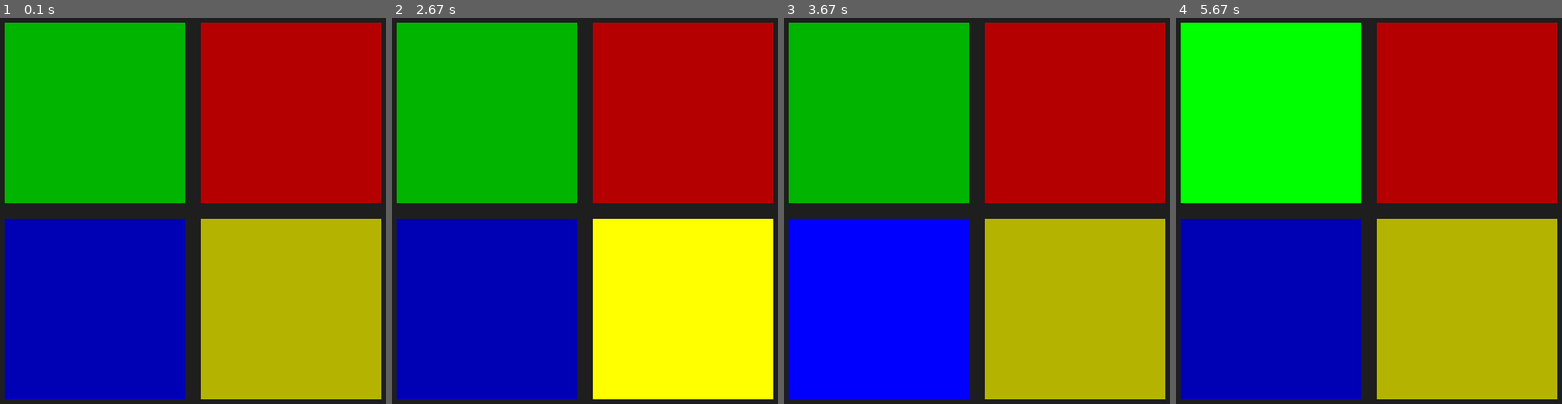
Above: before the commit, frames 1-4 (left to right).
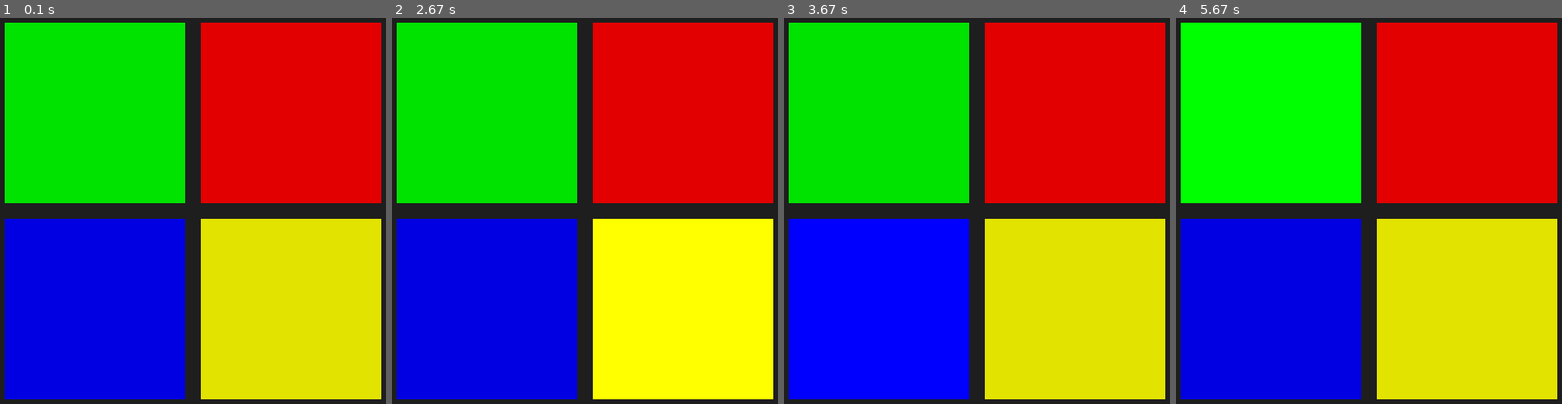
Above: after the commit, the same moments.

Repository: shawnworkstation/simon-says-pygame
Game: pygame game, started from main.py
Two runs of this game, one before a commit and one after it. Both use one fixed random seed, a clock stepped at 60 frames per second and the inputs below.
Inputs (mouse positions are in pixels of both pictures, inside the frame that each line leads up to):
- Up to frame 1 (0.1 s): no input
- Up to frame 2 (2.67 s): click (585, 211) at 0.38 s; press the mouse at (681, 307) at 0.7 s; move the mouse to (654, 276) at 0.8 s; release the mouse at (631, 245) at 0.93 s
- Up to frame 3 (3.67 s): no input
- Up to frame 4 (5.67 s): move the mouse to (1353, 118) at 4.57 s; click (1353, 118) at 5.05 s

The runs differ from the first frame. In frame 1, 87% of the frame differs, in the area x 1-99%, y 1-99%; in frame 2, 66%; in frame 3, 66%; in frame 4, 66%.

Commit message:
upate Simon Says PyGame

Diff:
--- a/button.py
+++ b/button.py
@@ -1,4 +1,7 @@
+import random
+import time
 import pygame
+pygame.init()
 
 class Button(pygame.sprite.Sprite):
     def __init__(self, color_on, color_off, sound, x, y):
--- a/main.py
+++ b/main.py
@@ -13,13 +13,13 @@
 pygame.display.set_caption("Simon Says")
 
 GREEN_ON   = (0,   255, 0)
-GREEN_OFF  = (0,   180, 0)
+GREEN_OFF  = (0,   227, 0)
 RED_ON     = (255, 0,   0)
-RED_OFF    = (180, 0,   0)
+RED_OFF    = (227, 0,   0)
 BLUE_ON    = (0,   0,   255)
-BLUE_OFF   = (0,   0,   180)
+BLUE_OFF   = (0,   0,   227)
 YELLOW_ON  = (255, 255, 0)
-YELLOW_OFF = (180, 180, 0)
+YELLOW_OFF = (227, 227, 0)
 
 # Pass in respective sounds for each color
 GREEN_SOUND  = pygame.mixer.Sound("bell1.mp3")
